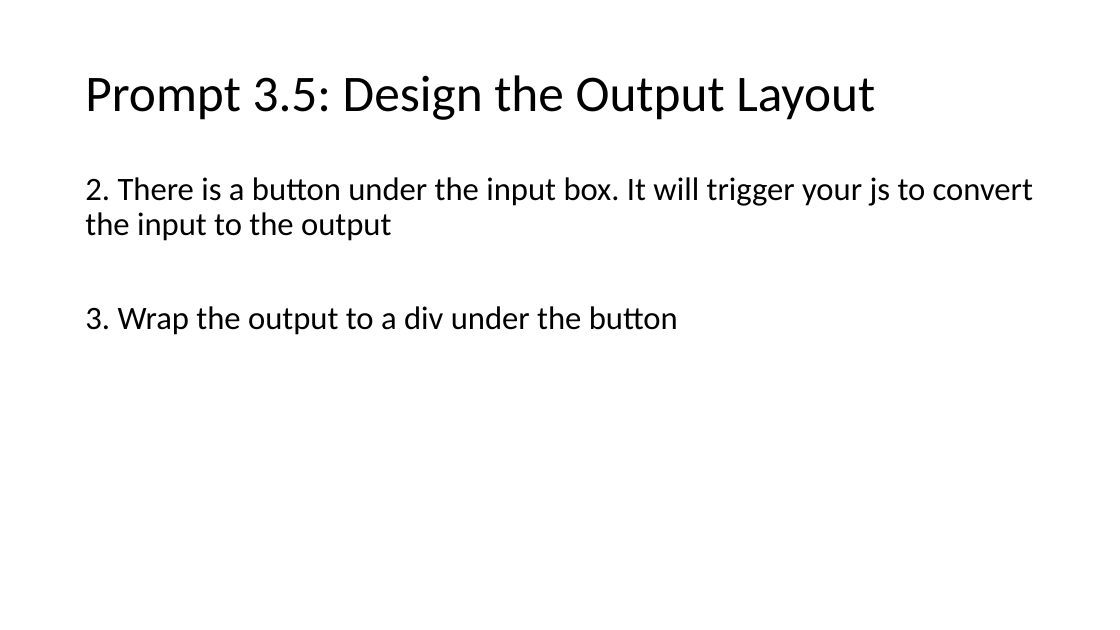
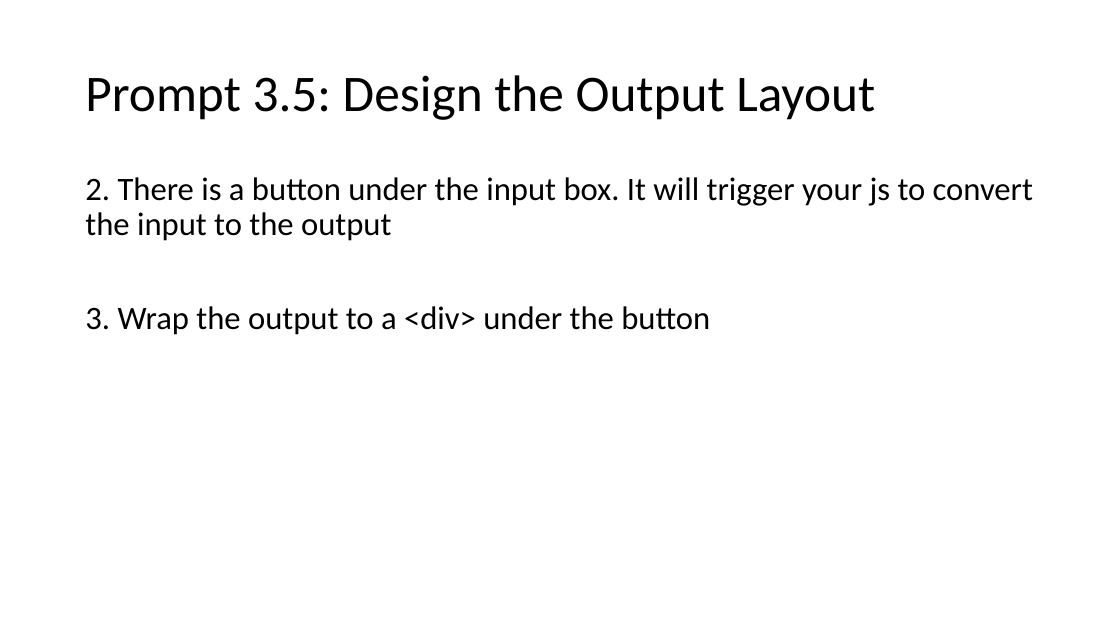
Before and after one commit to fccsdigitalchina/generative_ai_east_asian_studies, a slide deck: slide 23 of _slides/Generative AI for East Asian Studies_use cases.pptx. Drawn at 1120x630 pixels with LibreOffice and Linux fonts; fonts in the diff are those of the drawing. Boxes give left, top, right and bottom in pixels: in the first picture for what was removed or moved away, otherwise in the second. Text is boxed around its words. In the diff, an @@ line names an element or a change of style, - is before the commit and + after.

```diff
--- a/_slides/Generative AI for East Asian Studies_use cases.pptx
+++ b/_slides/Generative AI for East Asian Studies_use cases.pptx
@@ text at bbox=[85, 306, 710, 335]: text changed @@
-3. Wrap the output to a div under the button
+3. Wrap the output to a <div> under the button
```
Also in this commit, not shown: 11 other slides changed, 6 slides removed.
